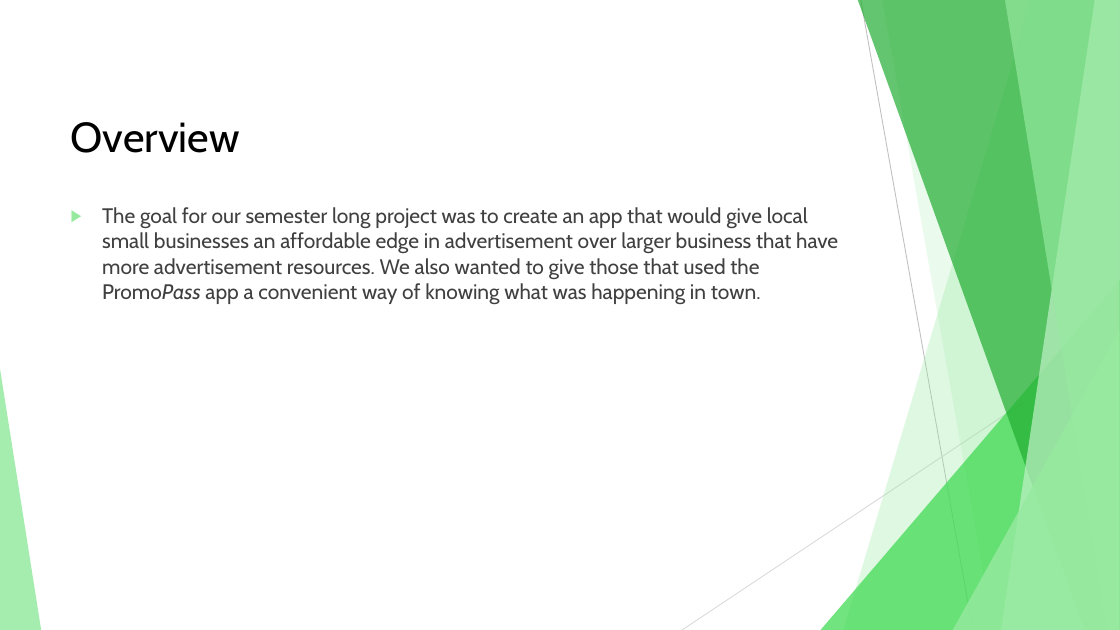
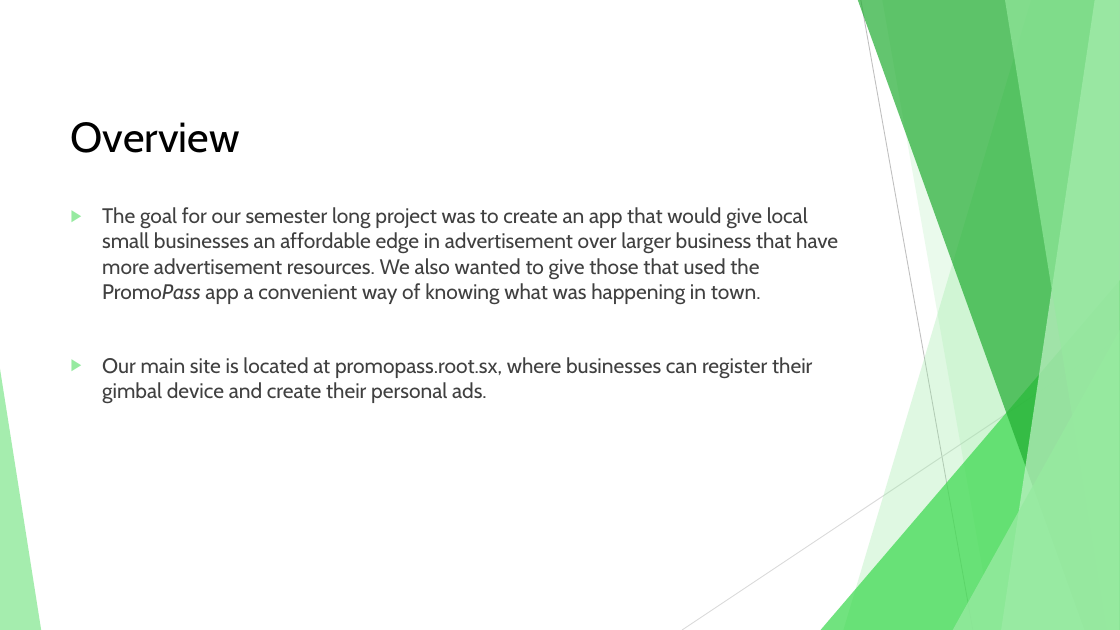
Before and after one commit to PromoPass/promopass.github.io, a slide deck: slide 2 of FinalPresentation.pptx. Drawn at 1120x630 pixels with LibreOffice and Linux fonts; fonts in the diff are those of the drawing. Boxes give left, top, right and bottom in pixels: in the first picture for what was removed or moved away, otherwise in the second. Text is boxed around its words. In the diff, an @@ line names an element or a change of style, - is before the commit and + after.

Commit message:
website link updated

```diff
--- a/FinalPresentation.pptx
+++ b/FinalPresentation.pptx
@@ text at [102,357,812,404]: paragraph added @@
+▶ Our main site is located at promopass.root.sx, where businesses can register their gimbal device and create their personal ads.
```
